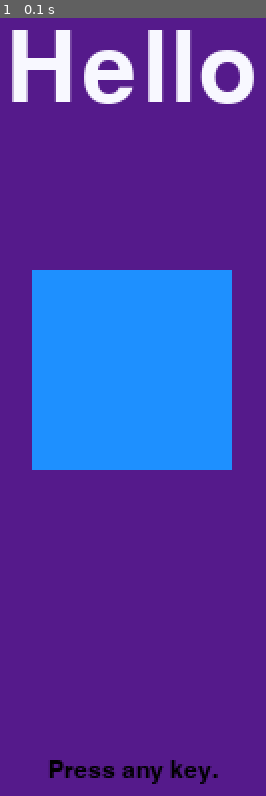
Above: before the commit, frame 1.
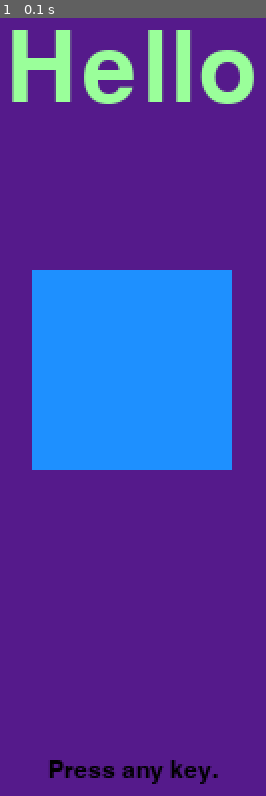
Above: after the commit, the same moment.

Repository: Tabushabu/pygametest
Game: pygame game, started from hello.py
Two runs of this game, one before a commit and one after it. Both use one fixed random seed, a clock stepped at 60 frames per second and the inputs below.
Inputs:
- Up to frame 1 (0.1 s): no input

The runs differ from the first frame. In frame 1, 3.9% of the frame differs, in the area x 4-96%, y 1-12%.

Commit message:
Added sound, fixed bugs in game.py, and fixed format

Diff:
--- a/hello.py
+++ b/hello.py
@@ -11,7 +11,6 @@
 import game
 
 if __name__ == "__main__":
-    # TODO: Prepare and run the game
     game = game.MyVideoGame()
     game.run()
     sys.exit(0)
--- a/videogame/game.py
+++ b/videogame/game.py
@@ -9,7 +9,6 @@
 
 import pygame
 
-import rgbcolors
 from scene import PolygonTitleScene
 
 
@@ -68,7 +67,6 @@
 
     def __init__(self):
         """Init the Pygame demo."""
-        # TODO: initialize the window and set the title to "Hello"
         super().__init__()
 
         pygame.init()
@@ -76,11 +74,8 @@
         self._title = "Hello"
         pygame.display.set_caption("Hello")
 
-        # TODO: Define an instance variable named self._main_dir which is the absolute path to the parent directory of this file, __file__.
-        # TODO: Define an instance variable named self._data_dir which is self._main_dir joined with "data".
-        # TODO: build the game's scene graph
         self._main_dir = os.path.abspath(os.path.join(os.path.dirname(__file__), ".."))
-        self._data_dir = os.path.join(self._main_dir, "data")
+        self._data_dir = os.path.join(self._main_dir, "videogame", "data")
 
         self.build_scene_graph()
 
@@ -89,10 +84,10 @@
 
     def build_scene_graph(self):
         """Build scene graph for the game demo."""
-        # TODO: implement how the scene graph for this game is built.
-        self._scene_graph = [PolygonTitleScene(self._screen, self._title)]
-
-
+        soundtrack_path = os.path.join(self._data_dir, "Tax_Evasion.mp3")
+        self._scene_graph = [
+            PolygonTitleScene(self._screen, self._title, soundtrack=soundtrack_path)
+        ]
 
     def run(self):
         """Run the game; the main game loop."""
--- a/videogame/scene.py
+++ b/videogame/scene.py
@@ -80,10 +80,7 @@
 
     def process_event(self, event):
         """Process game events."""
-        # TODO: Have the super/parent class process the event first before
         super().process_event(event)
-        # processing the event yourself.
-        # TOOD: If the event type is a keydown event, set self._is_valid to False.
         if event.type == pygame.KEYDOWN:
             self._is_valid = False
 
@@ -91,34 +88,33 @@
 class PolygonTitleScene(PressAnyKeyToExitScene):
     """Scene with a title string and a polygon."""
 
+    # More arguments than recommended limit needed to function
+    # pylint: disable=too-many-arguments
     def __init__(
         self,
         screen,
         title,
-        title_color=rgbcolors.ghostwhite,
+        title_color=rgbcolors.palegreen1,
         title_size=72,
         background_color=rgbcolors.purple4,
         soundtrack=None,
     ):
         """Initialize the scene."""
-        # TODO: Have the super/parent class initialized
         super().__init__(screen, background_color, soundtrack)
         pygame.font.init()
 
-        # TODO: Ask pygame for the default font at title_size size. Use the font to render the string title and assign this to an instance variable named self._title in the color title_color.
         title_font = pygame.font.Font(None, title_size)
         self._title = title_font.render(str(title), True, title_color)
 
-       # TODO: Ask pygame for the default font at 18 point size. Use the font to render the string 'Press any key.' in the color black. Assign the rendered text to an instance variable named self._press_any_key.
         press_any_key_font = pygame.font.Font(None, 18)
-        self._press_any_key = press_any_key_font.render('Press any key.', True, rgbcolors.black)
+        self._press_any_key = press_any_key_font.render(
+            "Press any key.", True, rgbcolors.black
+        )
 
     def draw(self):
         """Draw the scene."""
-        # TODO: Have the super/parent class draw first before drawing yourself.
         super().draw()
 
-        # TODO: Draw a 100 pixel by 100 pixel rectangle that has it's center located 100 pixels below the center of the window.
         rect = pygame.Rect(
             self._screen.get_width() // 2 - 50,
             self._screen.get_height() // 2 + 100,
@@ -127,11 +123,9 @@
         )
         pygame.draw.rect(self._screen, rgbcolors.dodgerblue1, rect)
 
-        # TODO: Blit the title text to the center of the window.
         title_rect = self._title.get_rect(center=self._screen.get_rect().center)
         self._screen.blit(self._title, title_rect)
 
-        # TODO: Blit the press any key message to the bottom of the window. The text should be centered horizontally and be 50 pixels above the bottom edge of the window.
         press_any_key_rect = self._press_any_key.get_rect(
             center=(self._screen.get_width() // 2, self._screen.get_height() - 50)
         )
Not shown, added: requirements.txt
Not shown, added: videogame/data/Tax_Evasion.mp3
